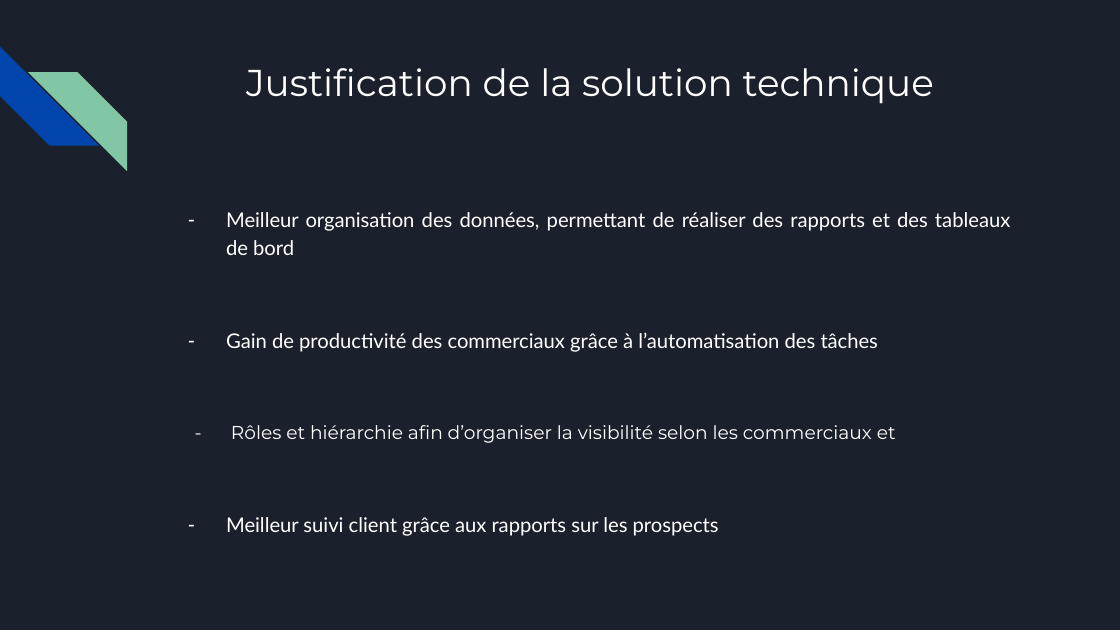
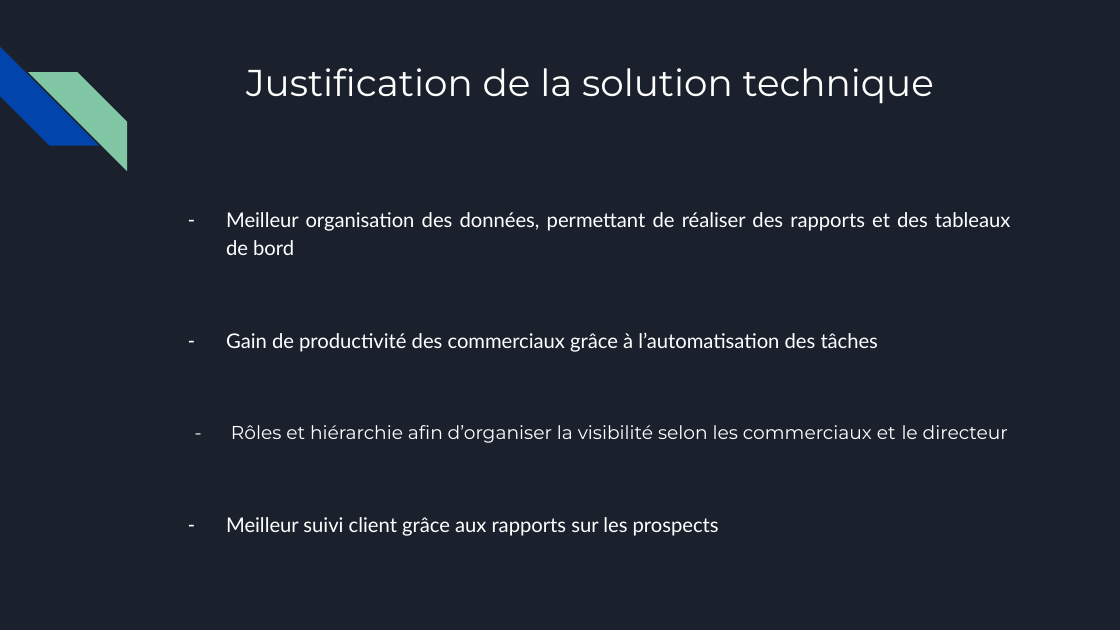
Before and after one commit to StevenLignereux/openclassroom_salesforce, a slide deck: slide 7 of projet_3_solution_tours_fors_life/livrables/P3_lignereux_steven/P3_01_presentation.pptx. Drawn at 1120x630 pixels with LibreOffice and Linux fonts; fonts in the diff are those of the drawing. Boxes give left, top, right and bottom in pixels: in the first picture for what was removed or moved away, otherwise in the second. Text is boxed around its words. In the diff, an @@ line names an element or a change of style, - is before the commit and + after.

```diff
--- a/projet_3_solution_tours_fors_life/livrables/P3_lignereux_steven/P3_01_presentation.pptx
+++ b/projet_3_solution_tours_fors_life/livrables/P3_lignereux_steven/P3_01_presentation.pptx
@@ text at [231, 425, 1008, 443]: text colour #1B212C to #FFFFFF in "le directeur" @@
```
Also in this commit, not shown: 2 slides added, 15 other files.
